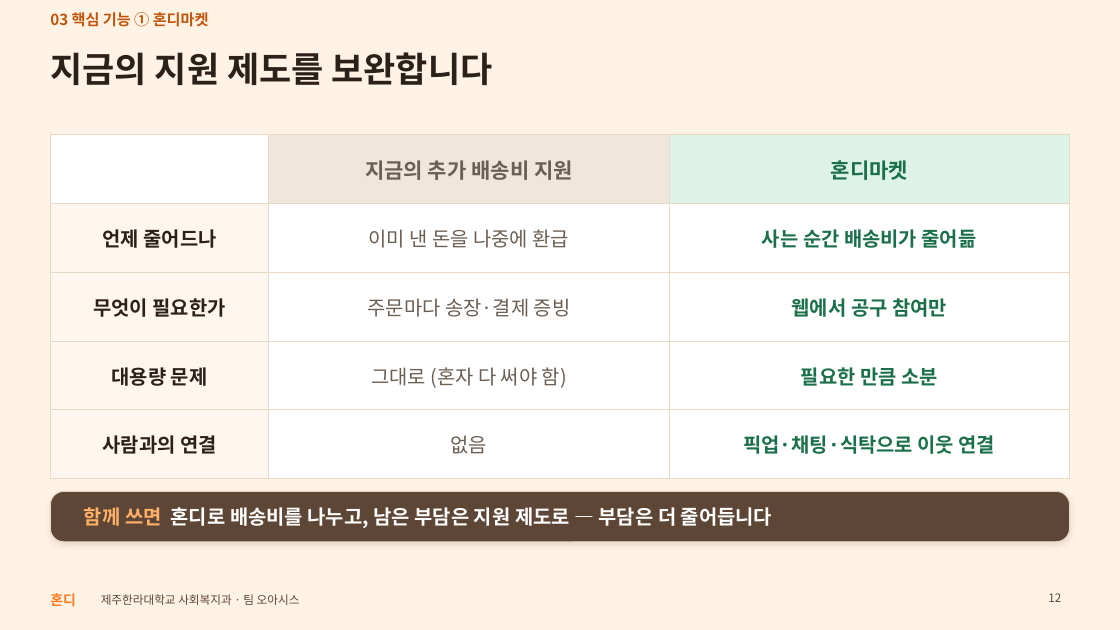
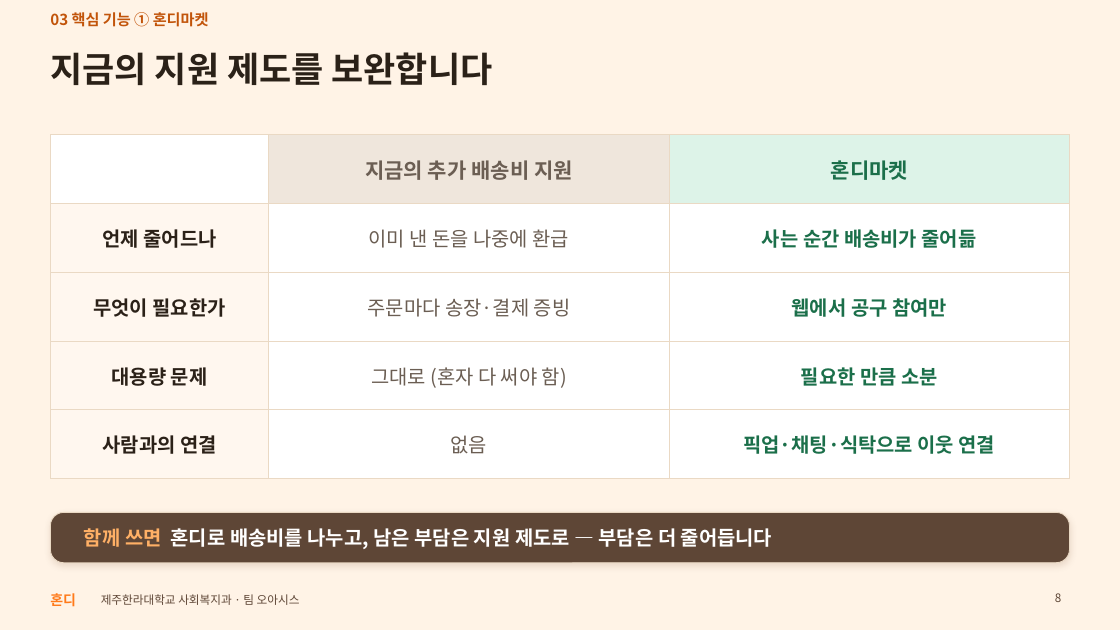
Before and after one commit to oasishondi/oasishondi.github.io, a slide deck: slide 8 of print/Hondi_presentation.pptx (slide 12 before the commit). Drawn at 1120x630 pixels with LibreOffice and Linux fonts; fonts in the diff are those of the drawing. Boxes give left, top, right and bottom in pixels: in the first picture for what was removed or moved away, otherwise in the second. Text is boxed around its words. In the diff, an @@ line names an element or a change of style, - is before the commit and + after.

```diff
--- a/print/Hondi_presentation.pptx
+++ b/print/Hondi_presentation.pptx
@@ rounded rectangle: place and size @@
-rounded rectangle at (50,492,1070,542)
+rounded rectangle at (50,513,1070,563)
@@ text "함께 쓰면 혼디로 배송비를 나누고, ...": place and size @@
-text "함께 쓰면 혼디로 배송비를 나누고, ..." at (84,507,772,528)
+text "함께 쓰면 혼디로 배송비를 나누고, ..." at (84,528,772,549)
@@ page number at (1055,593,1061,602): text changed @@
-12
+8
```
Also in this commit, not shown: 16 other slides changed, 3 slides added, 2 other files.
